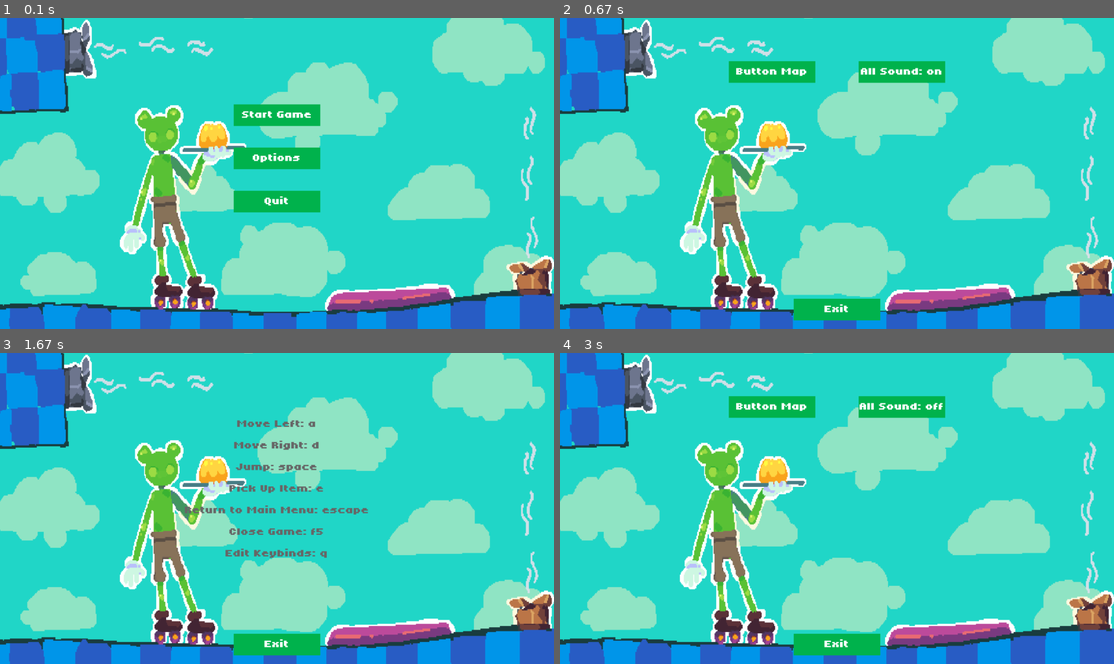
Above: before the commit, frames 1-4 (two rows, left to right).
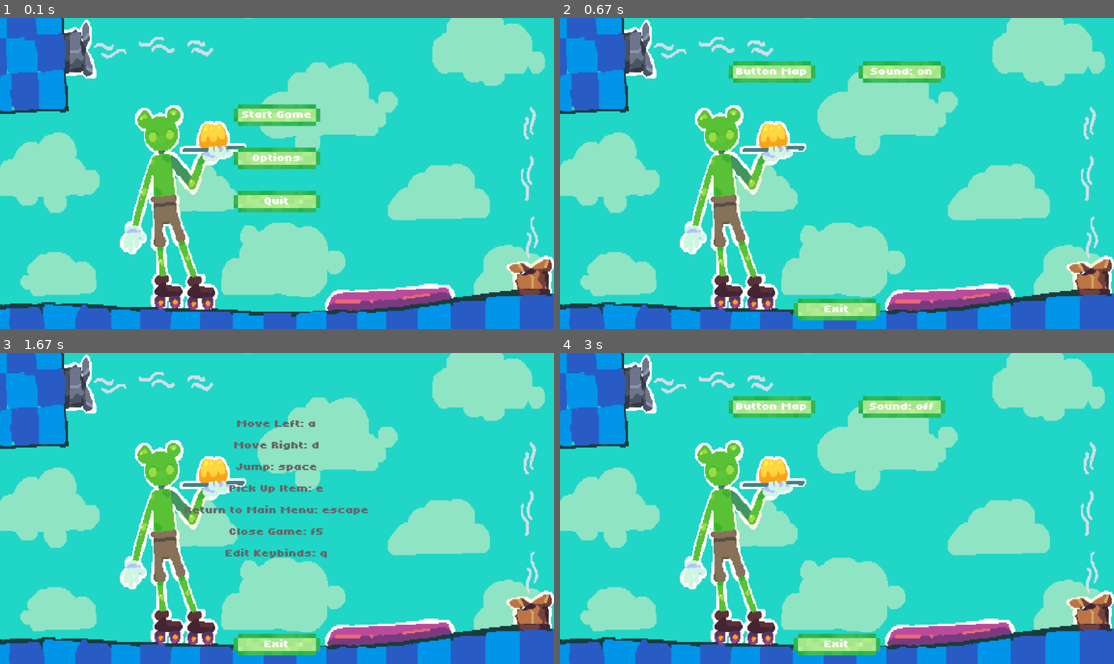
Above: after the commit, the same moments.

Repository: Aurnyxci/LOVE-Jam-2026-B
Game: LÖVE game, started from Love Jam 2026B/main.lua
Same seed, same stepped clock (60 frames per second), same inputs: the game is played once before the commit and once after it.
Inputs (mouse positions are in pixels of both pictures, inside the frame that each line leads up to):
- Up to frame 1 (0.1 s): no input
- Up to frame 2 (0.67 s): click "Options" at 0.38 s
- Up to frame 3 (1.67 s): click "Button Map" at 0.88 s
- Up to frame 4 (3 s): click "Exit" at 1.72 s; click (903, 405) at 2.22 s, where only the run after the commit has a clickable "Sound: on"; click (809, 589) at 2.72 s

The runs differ from the first frame. In frame 1, 3.1% of the frame differs, in the area x 42-58%, y 27-63%; in frame 2, 3.1%, in the area x 30-70%, y 13-98%; in frame 3, 1.0%; in frame 4, 3.1%.

Commit message:
added sprites for buttons and implimented

Diff:
--- a/Love Jam 2026B/main.lua
+++ b/Love Jam 2026B/main.lua
@@ -15,6 +15,9 @@
 
     screenWidth = love.graphics.getWidth() --finds the height and width of the screen
     screenHeight = love.graphics.getHeight()
+
+    buttonPressed = love.graphics.newImage("assets/sprites/buttons/buttonPressed.png")
+    buttonUnpressed = love.graphics.newImage("assets/sprites/buttons/buttonUnpressed.png")
 
     mainFont = love.graphics.newFont( --main font load
     "assets/fonts/Tiny5Duo-VariableFont_BLED,JITT,ROND,wdth,wght.ttf",
--- a/Love Jam 2026B/menus/button_map_menu.lua
+++ b/Love Jam 2026B/menus/button_map_menu.lua
@@ -2,6 +2,8 @@
 
 function options:enter()
     self.titleBackground = love.graphics.newImage("/assets/backgrounds/main_menu_placeholderbg.png") --short function for big image path
+
+    local setButtonType = buttonUnpressed
 
     self.buttons = {
         {
@@ -32,17 +34,15 @@
     for _, button in ipairs(self.buttons) do --iterates through the data table
 
         if isMouseOver(button) then --check if mouse is inside button and change button color
-            love.graphics.setColor(0.5, 0.85, 0.2)
+            setButtonType = buttonPressed
         else
-            love.graphics.setColor(0.0, 0.7, 0.3)
+            setButtonType = buttonUnpressed
         end
 
-        love.graphics.rectangle( --draw rectangle for button
-            "fill",
+        love.graphics.draw(
+            setButtonType,
             button.x,
-            button.y,
-            button.w,
-            button.h
+            button.y
         )
 
         love.graphics.setColor(1, 1, 1)
--- a/Love Jam 2026B/menus/main_menu.lua
+++ b/Love Jam 2026B/menus/main_menu.lua
@@ -2,6 +2,8 @@
 
 function menu:enter()
     self.titleBackground = love.graphics.newImage("/assets/backgrounds/main_menu_placeholderbg.png") --short function for big image path
+
+    local setButtonType = buttonUnpressed
 
     self.buttons = {
         {
@@ -46,19 +48,16 @@
     for _, button in ipairs(self.buttons) do --iterates through the data table
 
         if isMouseOver(button) then --check if mouse is inside button and change button color
-            love.graphics.setColor(0.5, 0.85, 0.2)
+            setButtonType = buttonPressed
         else
-            love.graphics.setColor(0.0, 0.7, 0.3)
+            setButtonType = buttonUnpressed
         end
 
-        love.graphics.rectangle( --draw rectangle
-            "fill", -- mode
-            button.x,  --button x pos
-            button.y,  --button y pos
-            button.w,  --button width
-            button.h  --button height
+        love.graphics.draw(
+            setButtonType,
+            button.x,
+            button.y
         )
-
         love.graphics.setColor(1, 1, 1)
         love.graphics.setFont(mainFont)
         love.graphics.printf(
--- a/Love Jam 2026B/menus/options_menu.lua
+++ b/Love Jam 2026B/menus/options_menu.lua
@@ -4,6 +4,8 @@
 
 function options:enter()
     self.titleBackground = love.graphics.newImage("/assets/backgrounds/main_menu_placeholderbg.png") --short function for big image path
+
+    local setButtonType = buttonUnpressed
 
     self.buttons = {
         {
@@ -21,7 +23,7 @@
             h = 50
         },
         {
-            text = "All Sound: ",
+            text = "Sound: ",
             x = (screenWidth / 2) + 50,
             y = 100,
             w = 200,
@@ -49,22 +51,19 @@
     for _, button in ipairs(self.buttons) do --iterates through the data table
 
         if isMouseOver(button) then --check if mouse is inside button and change button color
-            love.graphics.setColor(0.5, 0.85, 0.2)
+            setButtonType = buttonPressed
         else
-            love.graphics.setColor(0.0, 0.7, 0.3)
+            setButtonType = buttonUnpressed
         end
-
-        love.graphics.rectangle( --draw rectangle for button
-            "fill",
+        love.graphics.draw(
+            setButtonType,
             button.x,
-            button.y,
-            button.w,
-            button.h
+            button.y
         )
 
         love.graphics.setFont(mainFont)
 
-        if button.text == "All Sound: " then
+        if button.text == "Sound: " then
             if musicOrSound then
                 love.graphics.setColor(1, 1, 1)
                 love.graphics.printf(
@@ -114,7 +113,7 @@
             elseif b.text == "Button Map" then
                 LoadScene(require("menus/button_map_menu"))
                 print("going to button map menu")
-            elseif b.text == "All Sound: " then
+            elseif b.text == "Sound: " then
                 if musicOrSound then
                     musicOrSound = false
                 else
Binary file added: Love Jam 2026B/assets/sprites/buttons/buttonPressed.png
Binary file added: Love Jam 2026B/assets/sprites/buttons/buttonUnpressed.png
